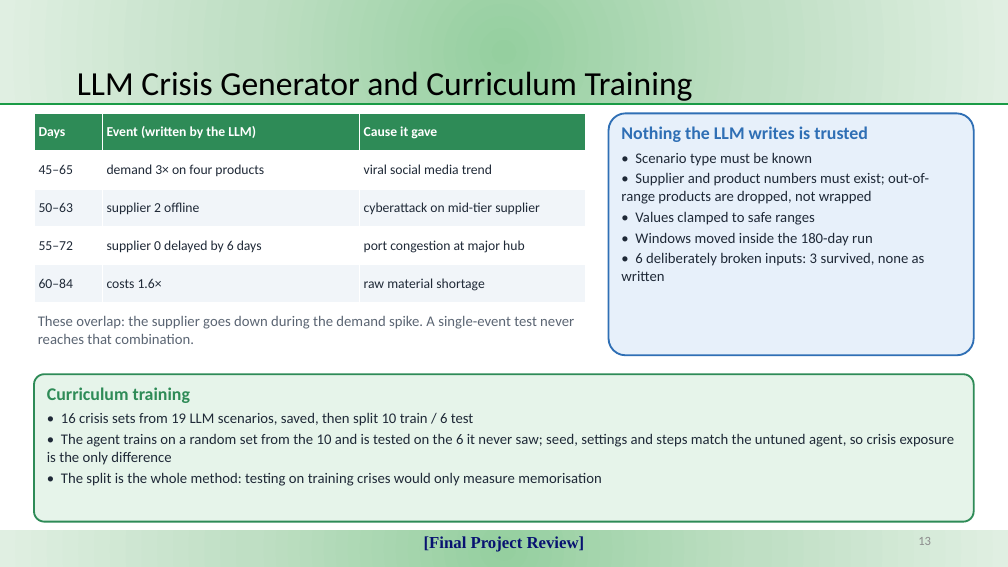
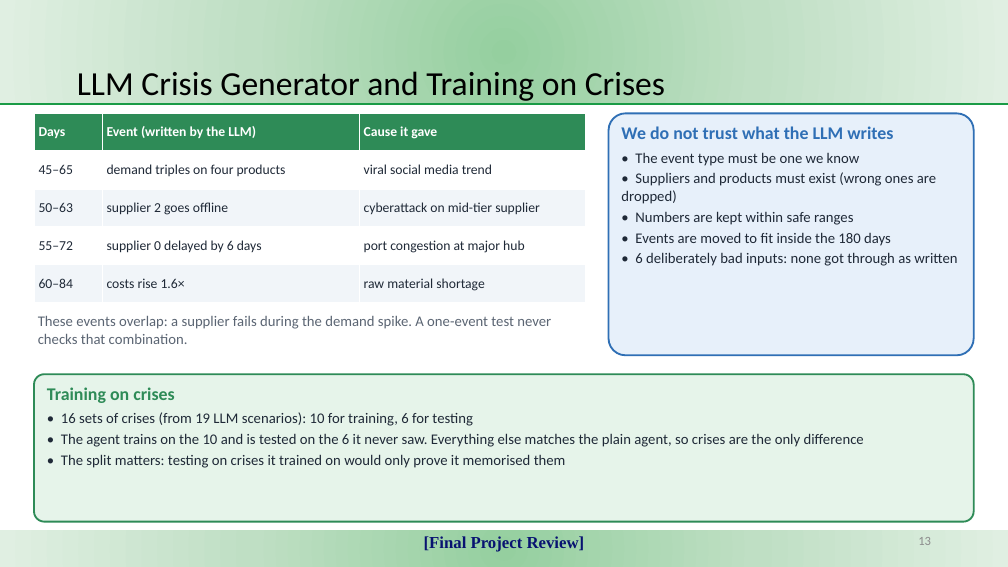
Before and after one commit to KJSK-Koushik/Supply-AI-RL-Explainable-supply-chain-Optimisation, a slide deck: slide 13 of reports/SupplyAI-RL_Final_Project_Review.pptx. Drawn at 1008x567 pixels with LibreOffice and Linux fonts; fonts in the diff are those of the drawing. Boxes give left, top, right and bottom in pixels: in the first picture for what was removed or moved away, otherwise in the second. Text is boxed around its words. In the diff, an @@ line names an element or a change of style, - is before the commit and + after.

Commit message:
Rewrite the final-review deck text in simpler words
Same slides, layout and numbers. Plain-English wording for the introduction,
problem, gaps, objectives, methodology, dataset, baselines, explainer,
crisis, dashboard, results and conclusion slides and for the three
infographics (architecture, agent loop, explainer pipeline). Technical terms
are kept but explained where they first appear.

scripts/simplify_deck_text.py records the edit. It rewrites text in place and
is not a build step.

```diff
--- a/reports/SupplyAI-RL_Final_Project_Review.pptx
+++ b/reports/SupplyAI-RL_Final_Project_Review.pptx
@@ title at (x1=77, y1=71, x2=665, y2=104): text changed @@
-LLM Crisis Generator and Curriculum Training
+LLM Crisis Generator and Training on Crises
@@ table at (x1=34, y1=113, x2=586, y2=302) @@
-row 2, column 2: demand 3× on four products
+row 2, column 2: demand triples on four products
-row 3, column 2: supplier 2 offline
+row 3, column 2: supplier 2 goes offline
-row 5, column 2: costs 1.6×
+row 5, column 2: costs rise 1.6×
@@ text at (x1=621, y1=126, x2=957, y2=266): text changed @@
-Nothing the LLM writes is trusted
-• Scenario type must be known
-• Supplier and product numbers must exist; out-of-range products are dropped, not wrapped
-• Values clamped to safe ranges
-• Windows moved inside the 180-day run
-• 6 deliberately broken inputs: 3 survived, none as written
+We do not trust what the LLM writes
+• The event type must be one we know
+• Suppliers and products must exist (wrong ones are dropped)
+• Numbers are kept within safe ranges
+• Events are moved to fit inside the 180 days
+• 6 deliberately bad inputs: none got through as written
@@ text at (x1=38, y1=316, x2=551, y2=344): text changed @@
-These overlap: the supplier goes down during the demand spike. A single-event test never reaches that combination.
+These events overlap: a supplier fails during the demand spike. A one-event test never checks that combination.
@@ text at (x1=47, y1=387, x2=864, y2=468): text changed @@
-Curriculum training
-• 16 crisis sets from 19 LLM scenarios, saved, then split 10 train / 6 test
-• The agent trains on a random set from the 10 and is tested on the 6 it never saw; seed, settings and steps match the untuned agent, so crisis exposure is the only difference
-• The split is the whole method: testing on training crises would only measure memorisation
+Training on crises
+• 16 sets of crises (from 19 LLM scenarios): 10 for training, 6 for testing
+• The agent trains on the 10 and is tested on the 6 it never saw. Everything else matches the plain agent, so crises are the only difference
+• The split matters: testing on crises it trained on would only prove it memorised them
```
Also in this commit, not shown: 19 other slides changed, 7 other files.
